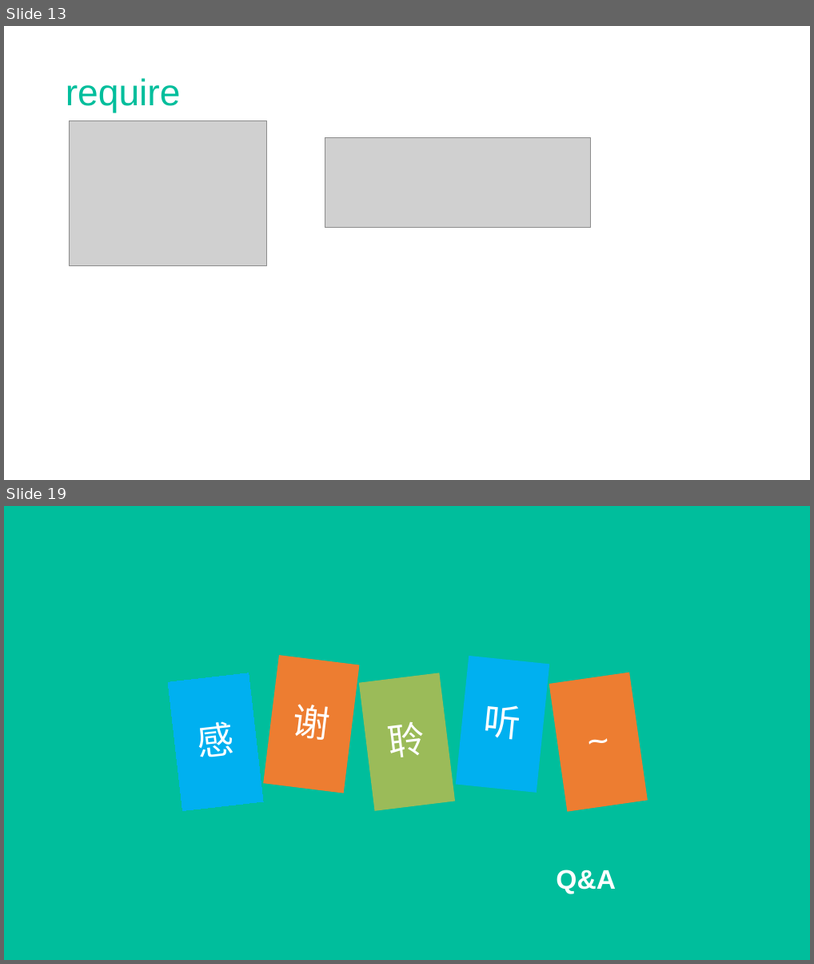
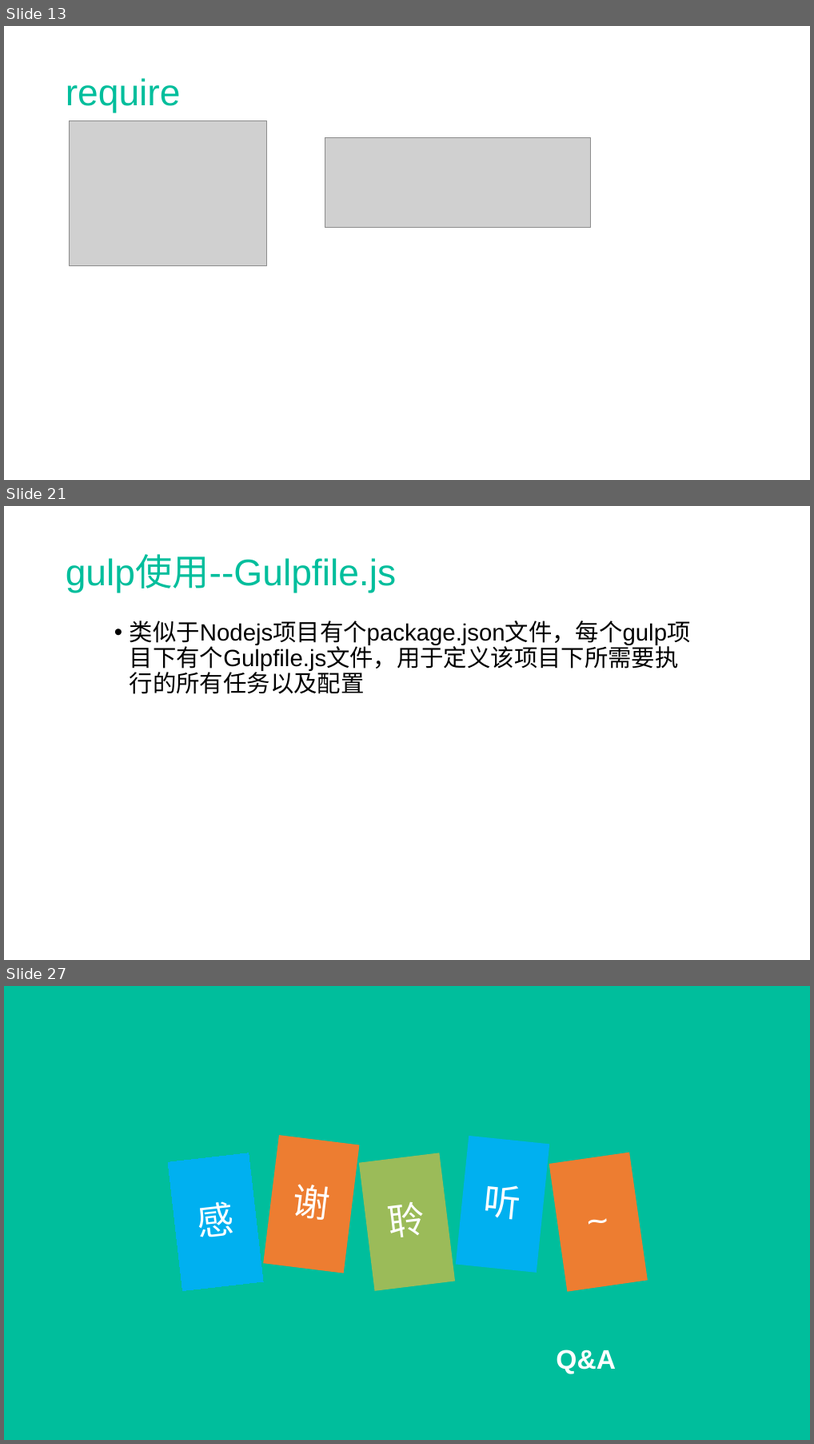
Before and after one commit to SiberianMark/travels, a slide deck: gulptest/nodejs.pptx. Shown one above the other, each under a label of ours: slides 13 and 19 before the commit, slides 13, 21 and 27 after it; the slides between them are not shown. The pictures are 814x964 and 814x1444 pixels, drawn with LibreOffice and Linux fonts; fonts in the diff are those of the drawing; grey boxes stand for pictures. Boxes give left, top, right and bottom in pixels: in the first picture for what was removed or moved away, otherwise in the second. Text is boxed around its words. In the diff, an @@ line names an element or a change of style, - is before the commit and + after.

```diff
--- a/gulptest/nodejs.pptx
+++ b/gulptest/nodejs.pptx
@@ slide 21 added at box(4, 506, 810, 960), background #FFFFFF @@
@@ text added at box(66, 556, 396, 593), 44 pt, text #00BE9C @@
+gulp使用--Gulpfile.js
@@ text added at box(130, 620, 691, 694), 28 pt, text #000000 @@
+• 类似于Nodejs项目有个package.json文件，每个gulp项目下有个Gulpfile.js文件，用于定义该项目下所需要执行的所有任务以及配置
@@ what was slide 19 is now slide 27 @@
```
Also in this commit, not shown: 10 slides changed, 10 other slides added, 6 other files.
